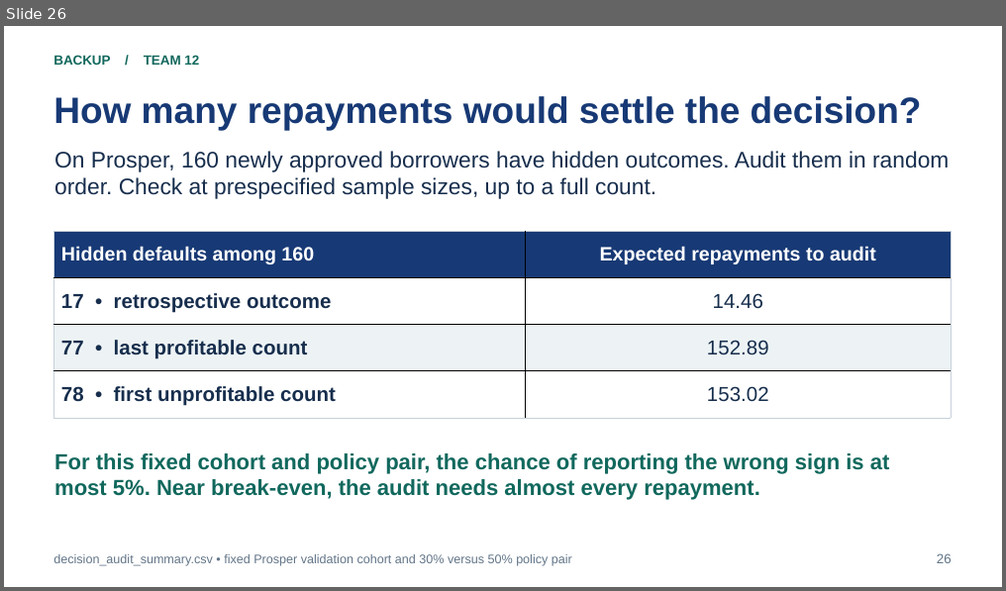
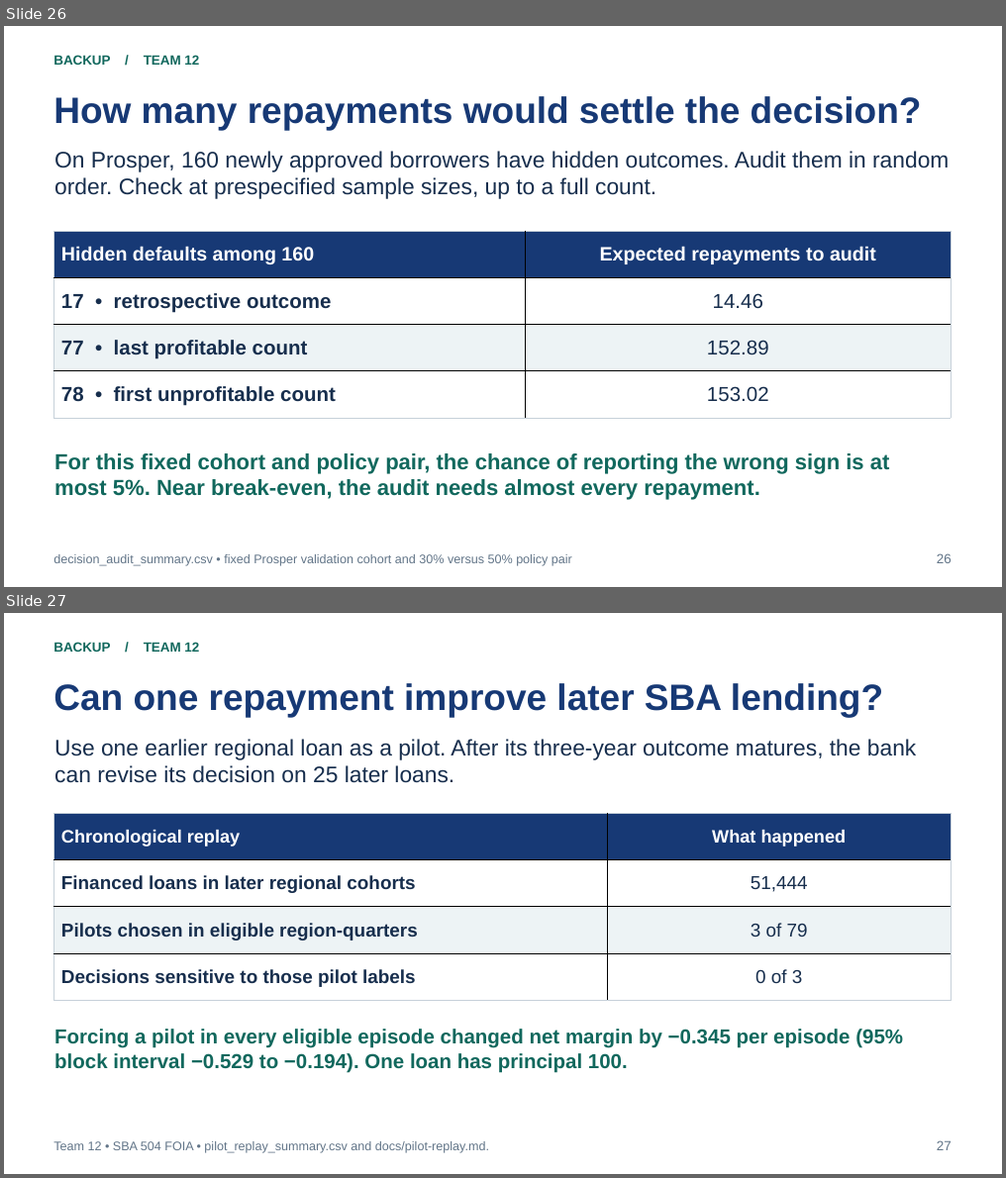
Before and after one commit to bigpurota/paper11, a slide deck: slides/paper11.pptx. Shown one above the other, each under a label of ours: slide 26 before the commit, slides 26 and 27 after it. The pictures are 1006x591 and 1006x1178 pixels, drawn with LibreOffice and Linux fonts; fonts in the diff are those of the drawing. Boxes give left, top, right and bottom in pixels: in the first picture for what was removed or moved away, otherwise in the second. Text is boxed around its words. In the diff, an @@ line names an element or a change of style, - is before the commit and + after.

Commit message:
Price a pilot repayment signal and replay lending on SBA 504 cohorts

```diff
--- a/slides/paper11.pptx
+++ b/slides/paper11.pptx
@@ slide 27 added at (4, 613, 1002, 1174), background #FFFFFF @@
@@ text added at (54, 642, 199, 652), 12.8 pt, text #11685D, bold @@
+BACKUP / TEAM 12
@@ text added at (54, 683, 883, 717), 35.2 pt, text #173975, bold @@
+Can one repayment improve later SBA lending?
@@ text added at (54, 739, 916, 783), 21.8 pt, text #172E4D @@
+Use one earlier regional loan as a pilot. After its three-year outcome matures, the bank can revise its decision on 25 later loans.
@@ table added at (54, 814, 951, 1001), 4 rows, 2 columns @@
+Chronological replay | What happened
+Financed loans in later regional cohorts | 51,444
+Pilots chosen in eligible region-quarters | 3 of 79
+Decisions sensitive to those pilot labels | 0 of 3
@@ text added at (54, 1029, 903, 1073), 19.5 pt, text #11685D, bold @@
+Forcing a pilot in every eligible episode changed net margin by −0.345 per episode (95% block interval −0.529 to −0.194). One loan has principal 100.
@@ text added at (54, 1142, 489, 1154), 12 pt, text #627588 @@
+Team 12 • SBA 504 FOIA • pilot_replay_summary.csv and docs/pilot-replay.md.
@@ text added at (937, 1141, 951, 1151), 12.8 pt, text #627588 @@
+27
```
Also in this commit, not shown: 1 slide changed, 2 other slides added, 1 slide removed, 33 other files.
